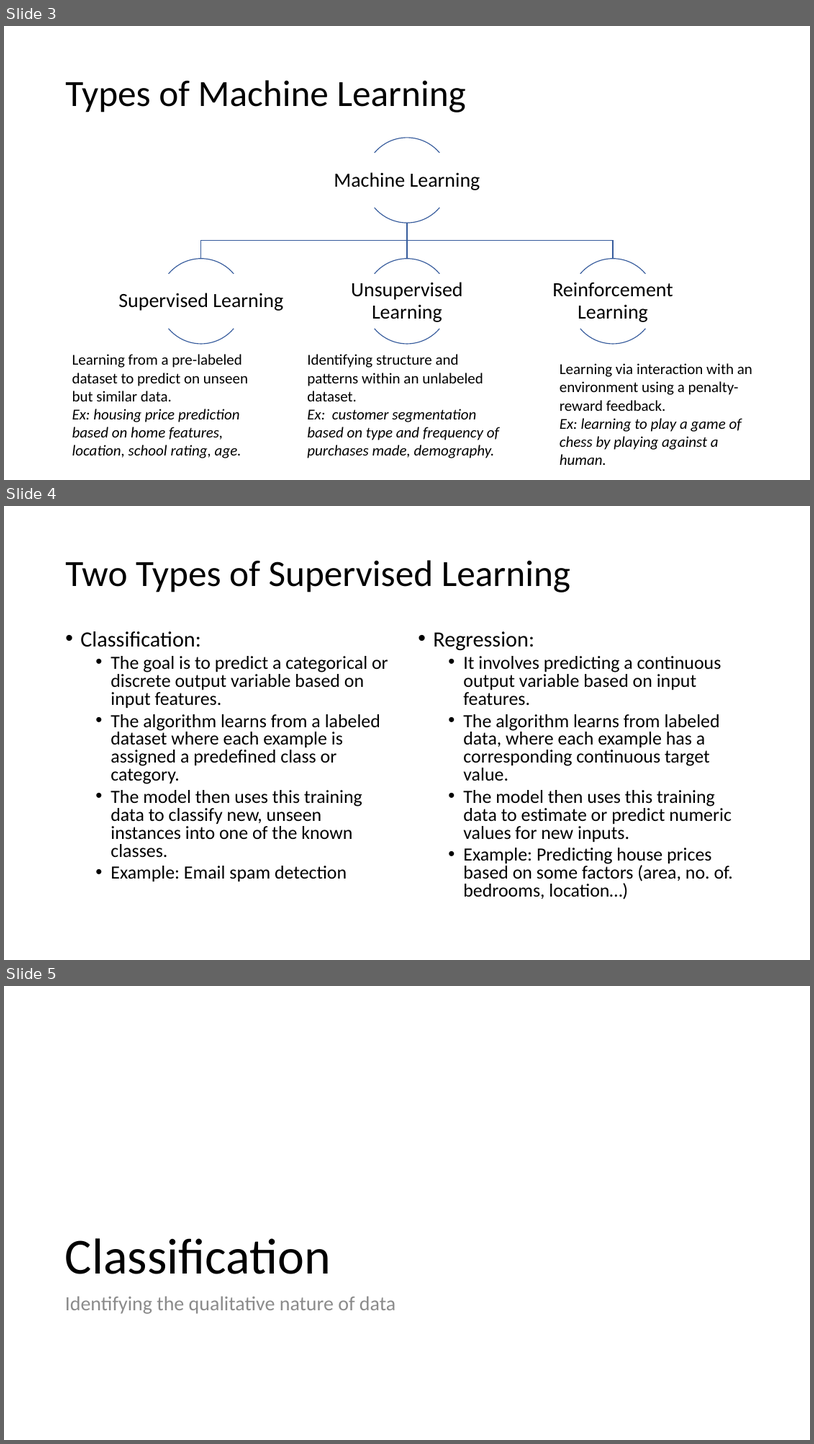
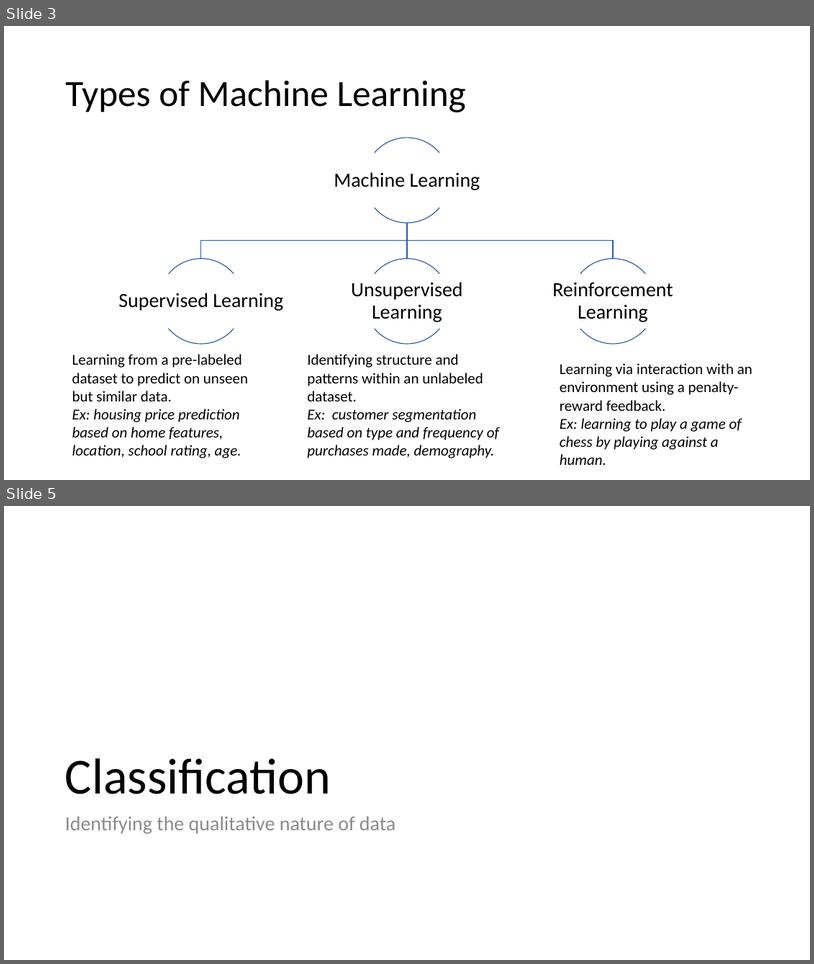
Before and after one commit to meenakshsundaram/AIML, a slide deck: DecisionTrees/DecisionTrees.pptx. Shown one above the other, each under a label of ours: slides 3, 4 and 5 before the commit, slides 3 and 5 after it; the slides between them are not shown. The pictures are 814x1444 and 814x964 pixels, drawn with LibreOffice and Linux fonts; fonts in the diff are those of the drawing. Boxes give left, top, right and bottom in pixels: in the first picture for what was removed or moved away, otherwise in the second. Text is boxed around its words. In the diff, an @@ line names an element or a change of style, - is before the commit and + after.

Commit message:
Updated Supervised Learning, Discussed Miss-Classification Loss

```diff
--- a/DecisionTrees/DecisionTrees.pptx
+++ b/DecisionTrees/DecisionTrees.pptx
@@ slide 4 removed at (4, 506, 810, 960), background #FFFFFF @@
@@ title removed at (65, 560, 571, 592) @@
-Two Types of Supervised Learning
@@ text removed at (80, 631, 388, 882) @@
-• Classification:
-  • The goal is to predict a categorical or discrete output variable based on input features.
-  • The algorithm learns from a labeled dataset where each example is assigned a predefined class or category.
-  • The model then uses this training data to classify new, unseen instances into one of the known classes.
-  • Example: Email spam detection
@@ text removed at (433, 631, 733, 899) @@
-• Regression:
-  • It involves predicting a continuous output variable based on input features.
-  • The algorithm learns from labeled data, where each example has a corresponding continuous target value.
-  • The model then uses this training data to estimate or predict numeric values for new inputs.
-  • Example: Predicting house prices based on some factors (area, no. of. bedrooms, location…)
```
Also in this commit, not shown: 4 slides changed, 3 slides added.
